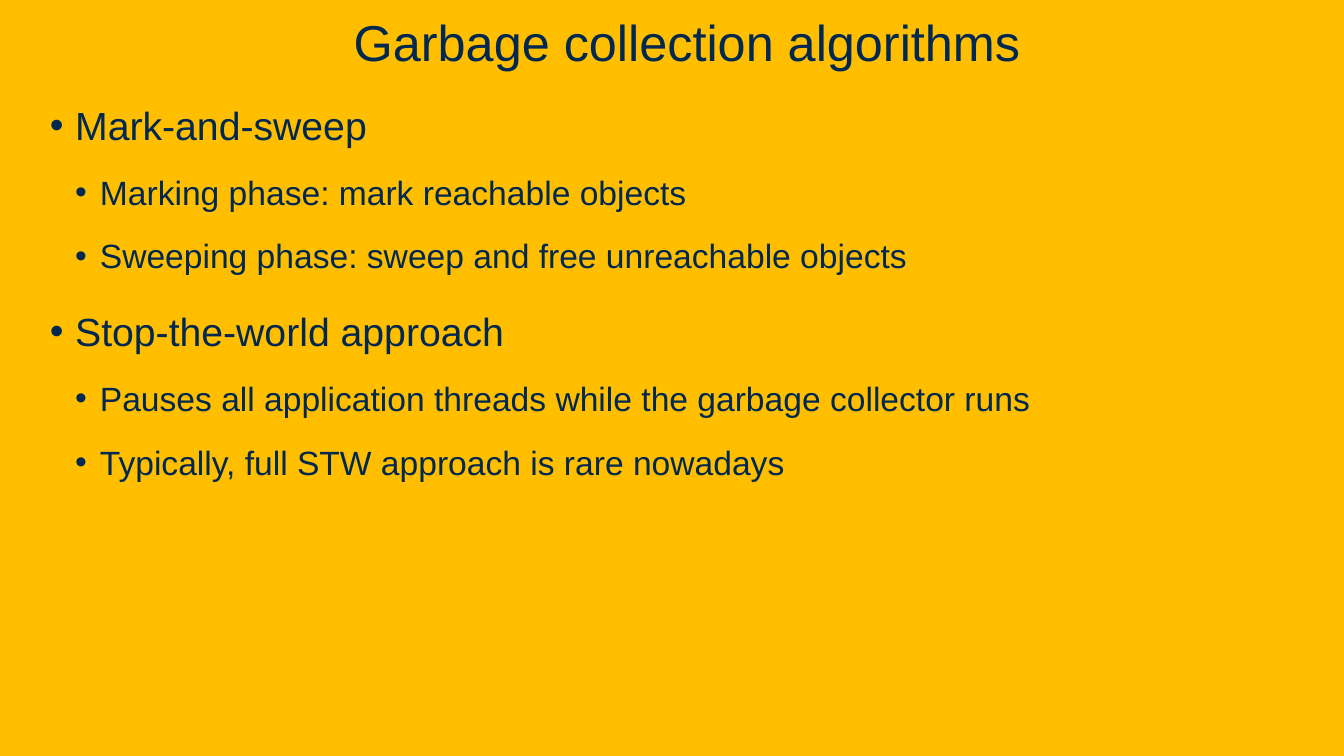
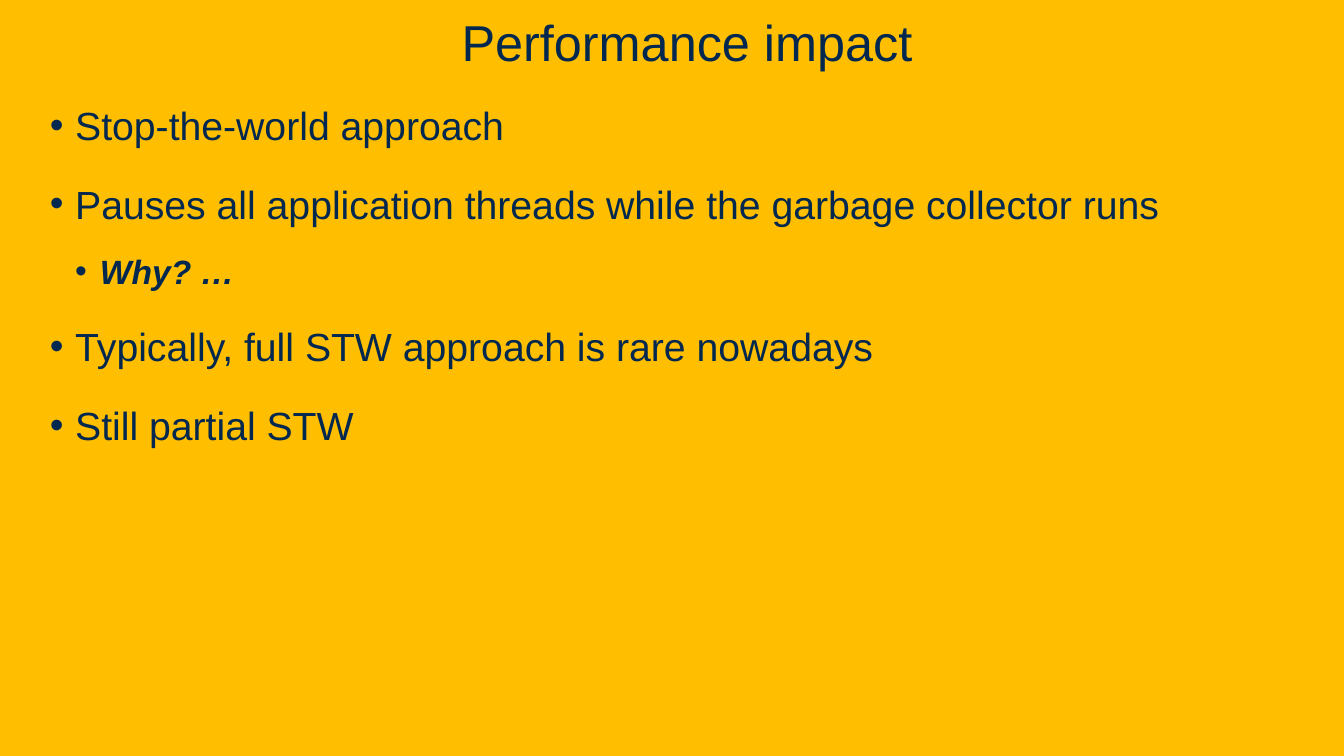
Before and after one commit to davsec-teaching/ECS160-Winter2025, a slide deck: slide 103 of slides/9_software_security.pptx (slide 95 before the commit). Drawn at 1344x756 pixels with LibreOffice and Linux fonts; fonts in the diff are those of the drawing; background and template pictures are left out. Boxes give left, top, right and bottom in pixels: in the first picture for what was removed or moved away, otherwise in the second. Text is boxed around its words. In the diff, an @@ line names an element or a change of style, - is before the commit and + after.

```diff
--- a/slides/9_software_security.pptx
+++ b/slides/9_software_security.pptx
@@ title at (462,24,912,71): text changed @@
-Garbage collection algorithms
+Performance impact
@@ text at (75,111,906,275): paragraphs removed @@
-• Mark-and-sweep
-  • Marking phase: mark reachable objects
-  • Sweeping phase: sweep and free unreachable objects
@@ text at (75,190,1159,369): size 24 to 28 pt in "Pauses all application threads while the garbage ...", "Typically, full STW approach is rare nowadays"; list level 2 to 1 in "Pauses all application threads while ..."; list level 2 to 1 in "Typically, full STW approach is ..." @@
@@ text at (100,259,191,291): paragraph added @@
+  • Why? …
@@ text at (75,411,354,448): paragraph added @@
+• Still partial STW
```
Also in this commit, not shown: 9 other slides changed, 16 slides added.
